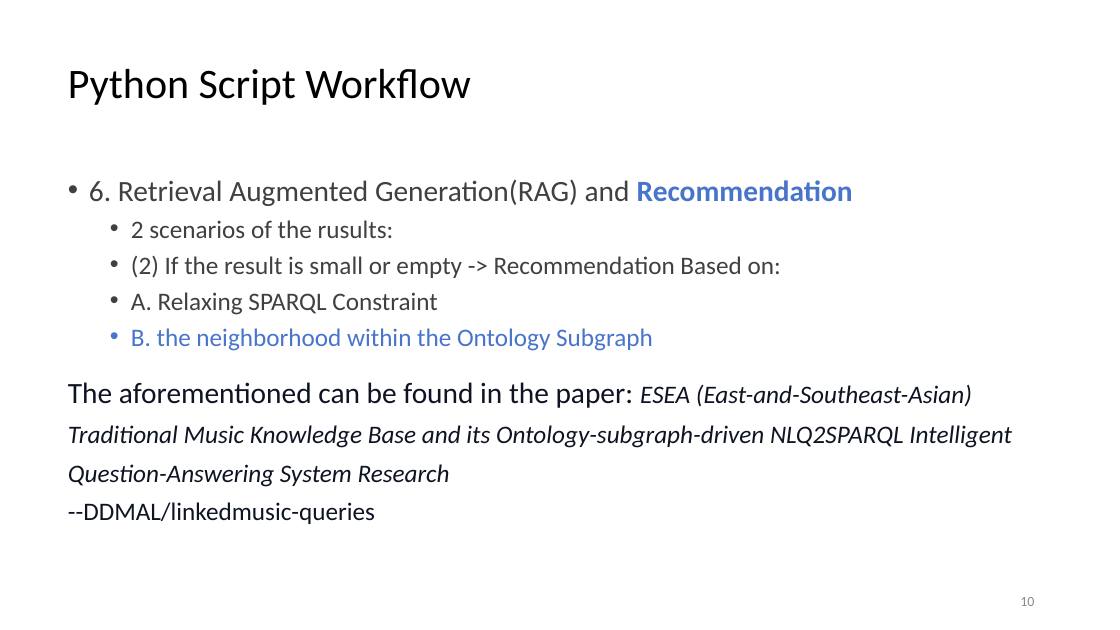
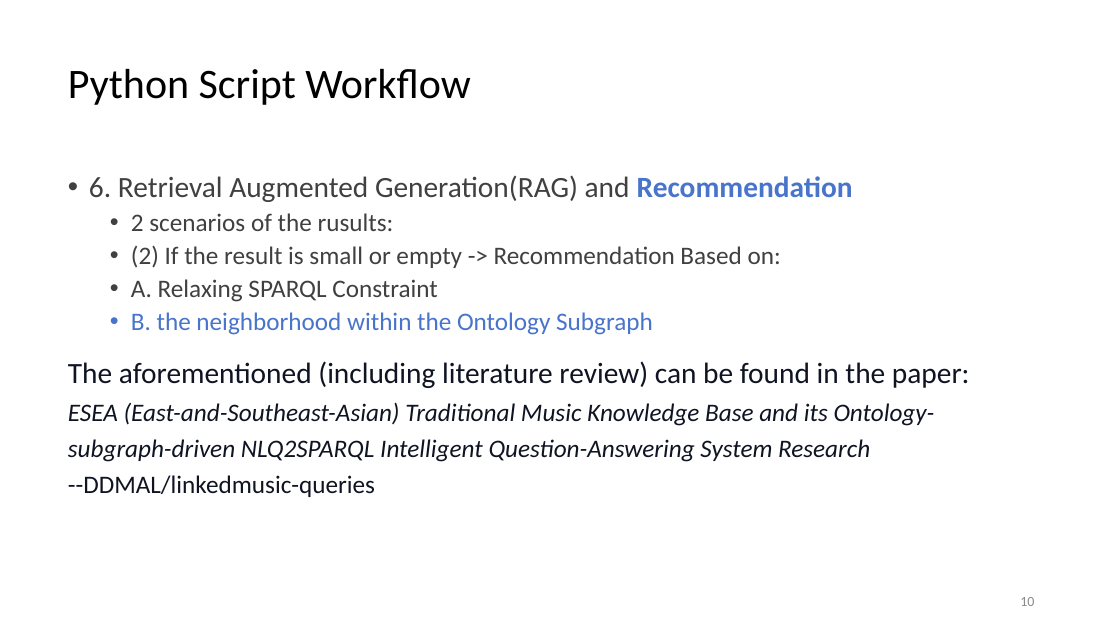
Before and after one commit to DDMAL/linkedmusic-queries, a slide deck: slide 10 of handOver_generalReviewOf_LinkedMusicQueries2024-2025.pptx. Drawn at 1120x630 pixels with LibreOffice and Linux fonts; fonts in the diff are those of the drawing. Boxes give left, top, right and bottom in pixels: in the first picture for what was removed or moved away, otherwise in the second. Text is boxed around its words. In the diff, an @@ line names an element or a change of style, - is before the commit and + after.

```diff
--- a/handOver_generalReviewOf_LinkedMusicQueries2024-2025.pptx
+++ b/handOver_generalReviewOf_LinkedMusicQueries2024-2025.pptx
@@ text at box(68, 175, 853, 497): line spacing 1 to 0.9; line spacing 0.9 to 0.8 @@
@@ text at box(68, 361, 970, 462): text changed @@
-The aforementioned can be found in the paper: ESEA (East-and-Southeast-Asian) Traditional Music Knowledge Base and its Ontology-subgraph-driven NLQ2SPARQL Intelligent Question-Answering System Research
+The aforementioned (including literature review) can be found in the paper: ESEA (East-and-Southeast-Asian) Traditional Music Knowledge Base and its Ontology-subgraph-driven NLQ2SPARQL Intelligent Question-Answering System Research
```
